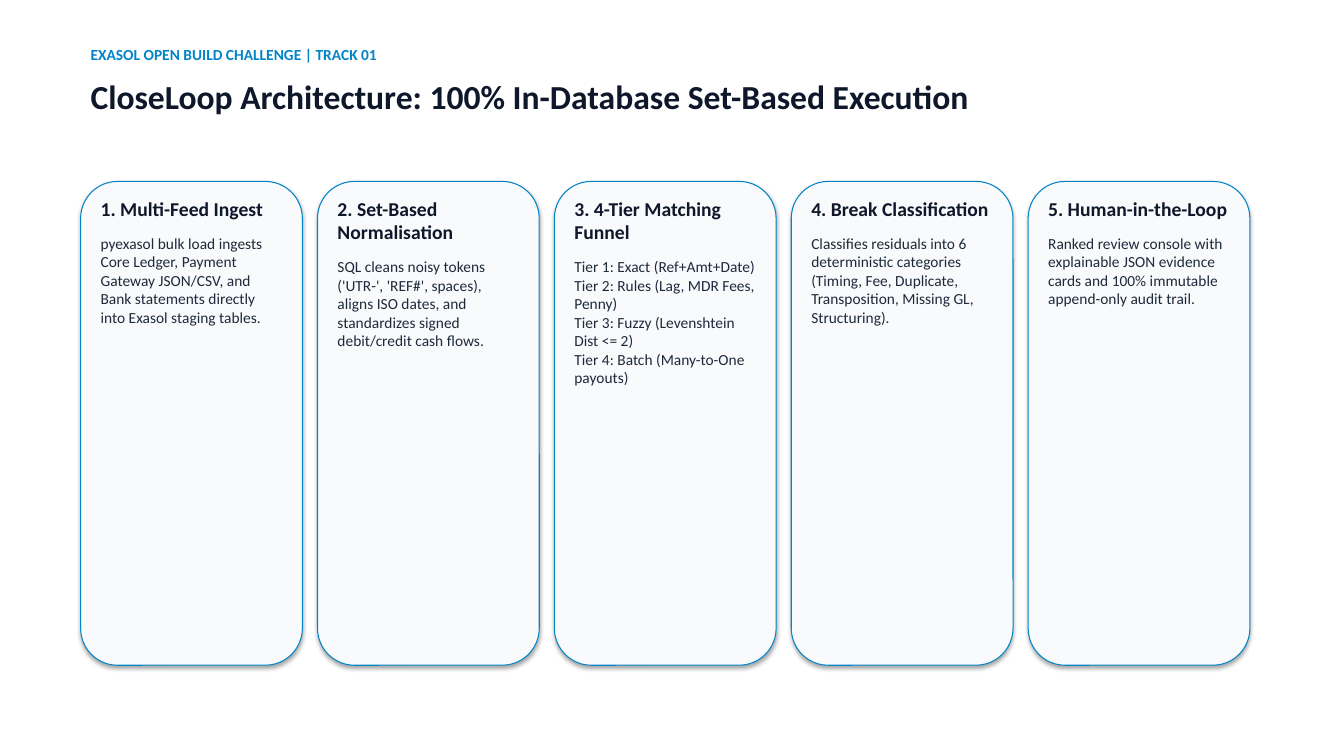
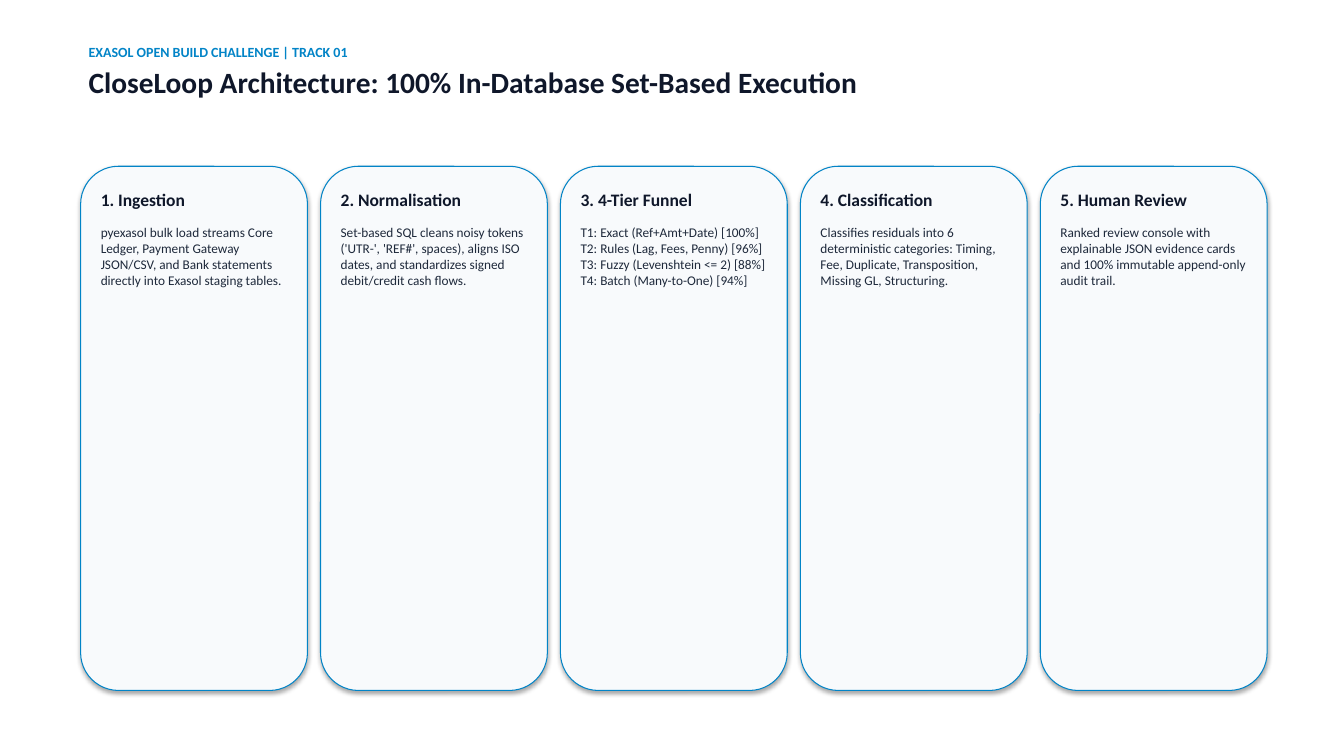
Before and after one commit to SnehaAnand21/exasol-closeloop, a slide deck: slide 4 of docs/CloseLoop_Pitch_Deck.pptx. Drawn at 1344x756 pixels with LibreOffice and Linux fonts; fonts in the diff are those of the drawing. Boxes give left, top, right and bottom in pixels: in the first picture for what was removed or moved away, otherwise in the second. Text is boxed around its words. In the diff, an @@ line names an element or a change of style, - is before the commit and + after.

Commit message:
fix(deck): eliminate text overlaps with adjusted typography and card margins

```diff
--- a/docs/CloseLoop_Pitch_Deck.pptx
+++ b/docs/CloseLoop_Pitch_Deck.pptx
@@ text at <box>89,47,347,57</box>: size 11 to 10 pt in "EXASOL OPEN BUILD CHALLENGE | TRACK 01"; more space between paragraphs @@
@@ text at <box>89,72,857,98</box>: paragraph added @@
+CloseLoop Architecture: 100% In-Database Set-Based Execution
@@ text removed at <box>91,85,969,115</box> @@
-CloseLoop Architecture: 100% In-Database Set-Based Execution
@@ rounded rectangle: place and size @@
-rounded rectangle at <box>81,181,302,665</box>
+rounded rectangle at <box>81,166,308,691</box>
@@ rounded rectangle: place and size @@
-rounded rectangle at <box>318,181,539,665</box>
+rounded rectangle at <box>321,166,547,691</box>
@@ rounded rectangle: place and size @@
-rounded rectangle at <box>555,181,776,665</box>
+rounded rectangle at <box>561,166,787,691</box>
@@ rounded rectangle: place and size @@
-rounded rectangle at <box>791,181,1013,665</box>
+rounded rectangle at <box>801,166,1027,691</box>
@@ rounded rectangle: place and size @@
-rounded rectangle at <box>1028,181,1250,665</box>
+rounded rectangle at <box>1041,166,1267,691</box>
@@ text at <box>101,193,282,288</box>: text changed; size 11 to 9.5 pt @@
-1. Multi-Feed Ingest
-pyexasol bulk load ingests Core Ledger, Payment Gateway JSON/CSV, and Bank statements directly into Exasol staging tables.
+1. Ingestion
+pyexasol bulk load streams Core Ledger, Payment Gateway JSON/CSV, and Bank statements directly into Exasol staging tables.
@@ text at <box>341,193,524,286</box>: text changed; size 11 to 9.5 pt @@
-2. Set-Based Normalisation
-SQL cleans noisy tokens ('UTR-', 'REF#', spaces), aligns ISO dates, and standardizes signed debit/credit cash flows.
+2. Normalisation
+Set-based SQL cleans noisy tokens ('UTR-', 'REF#', spaces), aligns ISO dates, and standardizes signed debit/credit cash flows.
@@ text at <box>581,193,765,287</box>: text changed; size 11 to 9.5 pt @@
-3. 4-Tier Matching Funnel
-Tier 1: Exact (Ref+Amt+Date)
-Tier 2: Rules (Lag, MDR Fees, Penny)
-Tier 3: Fuzzy (Levenshtein Dist <= 2)
-Tier 4: Batch (Many-to-One payouts)
+3. 4-Tier Funnel
+T1: Exact (Ref+Amt+Date) [100%]
+T2: Rules (Lag, Fees, Penny) [96%]
+T3: Fuzzy (Levenshtein <= 2) [88%]
+T4: Batch (Many-to-One) [94%]
@@ text at <box>820,193,996,288</box>: text changed; size 11 to 9.5 pt @@
-4. Break Classification
-Classifies residuals into 6 deterministic categories (Timing, Fee, Duplicate, Transposition, Missing GL, Structuring).
+4. Classification
+Classifies residuals into 6 deterministic categories: Timing, Fee, Duplicate, Transposition, Missing GL, Structuring.
@@ text "5. Human Review": place and size @@
-text "5. Human Review" at <box>1048,202,1227,307</box>
+text "5. Human Review" at <box>1060,193,1246,285</box>
@@ text at <box>1060,193,1187,206</box>: text changed; size 14 to 12.5 pt @@
-5. Human-in-the-Loop
+5. Human Review
@@ text at <box>1060,227,1246,285</box>: size 11 to 9.5 pt in "Ranked review console with explainable JSON evidence ..." @@
```
Also in this commit, not shown: 9 other slides changed, 2 other files.
